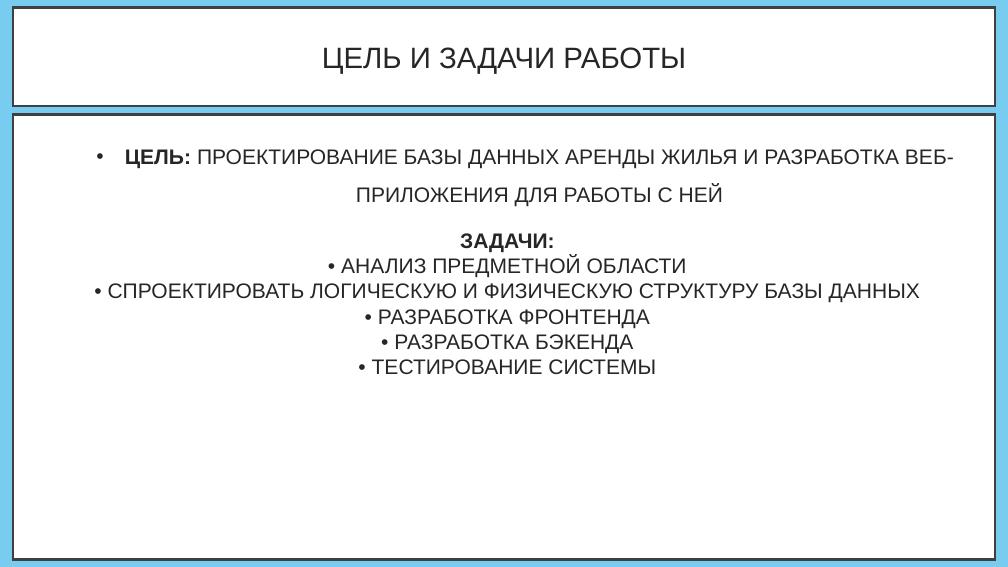
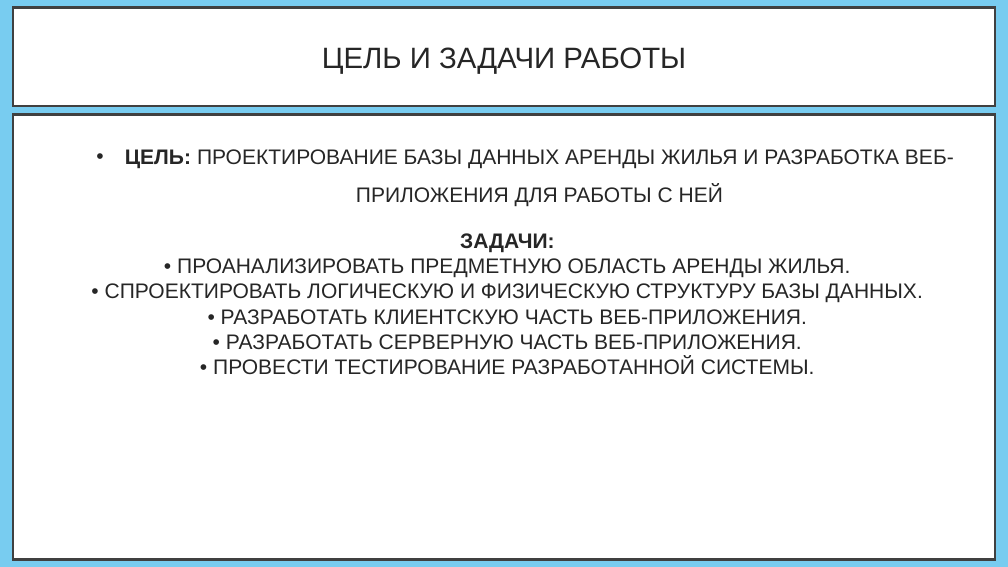
Before and after one commit to CaseBattle/231-20-tikhonenkov, a slide deck: slide 3 of курсач/курсовая/презентация.pptx. Drawn at 1008x567 pixels with LibreOffice and Linux fonts; fonts in the diff are those of the drawing. Boxes give left, top, right and bottom in pixels: in the first picture for what was removed or moved away, otherwise in the second. Text is boxed around its words. In the diff, an @@ line names an element or a change of style, - is before the commit and + after.

```diff
--- a/курсач/курсовая/презентация.pptx
+++ b/курсач/курсовая/презентация.pptx
@@ text at box(105, 233, 923, 374): text changed @@
-ЗАДАЧИ:
-• АНАЛИЗ ПРЕДМЕТНОЙ ОБЛАСТИ
-• СПРОЕКТИРОВАТЬ ЛОГИЧЕСКУЮ И ФИЗИЧЕСКУЮ СТРУКТУРУ БАЗЫ ДАННЫХ
-• РАЗРАБОТКА ФРОНТЕНДА
-• РАЗРАБОТКА БЭКЕНДА
-• ТЕСТИРОВАНИЕ СИСТЕМЫ
+ЗАДАЧИ:
+• ПРОАНАЛИЗИРОВАТЬ ПРЕДМЕТНУЮ ОБЛАСТЬ АРЕНДЫ ЖИЛЬЯ.
+• СПРОЕКТИРОВАТЬ ЛОГИЧЕСКУЮ И ФИЗИЧЕСКУЮ СТРУКТУРУ БАЗЫ ДАННЫХ.
+• РАЗРАБОТАТЬ КЛИЕНТСКУЮ ЧАСТЬ ВЕБ-ПРИЛОЖЕНИЯ.
+• РАЗРАБОТАТЬ СЕРВЕРНУЮ ЧАСТЬ ВЕБ-ПРИЛОЖЕНИЯ.
+• ПРОВЕСТИ ТЕСТИРОВАНИЕ РАЗРАБОТАННОЙ СИСТЕМЫ.
```
Also in this commit, not shown: 11 other slides changed, 1 slide added, 1 slide removed, 4 other files.
